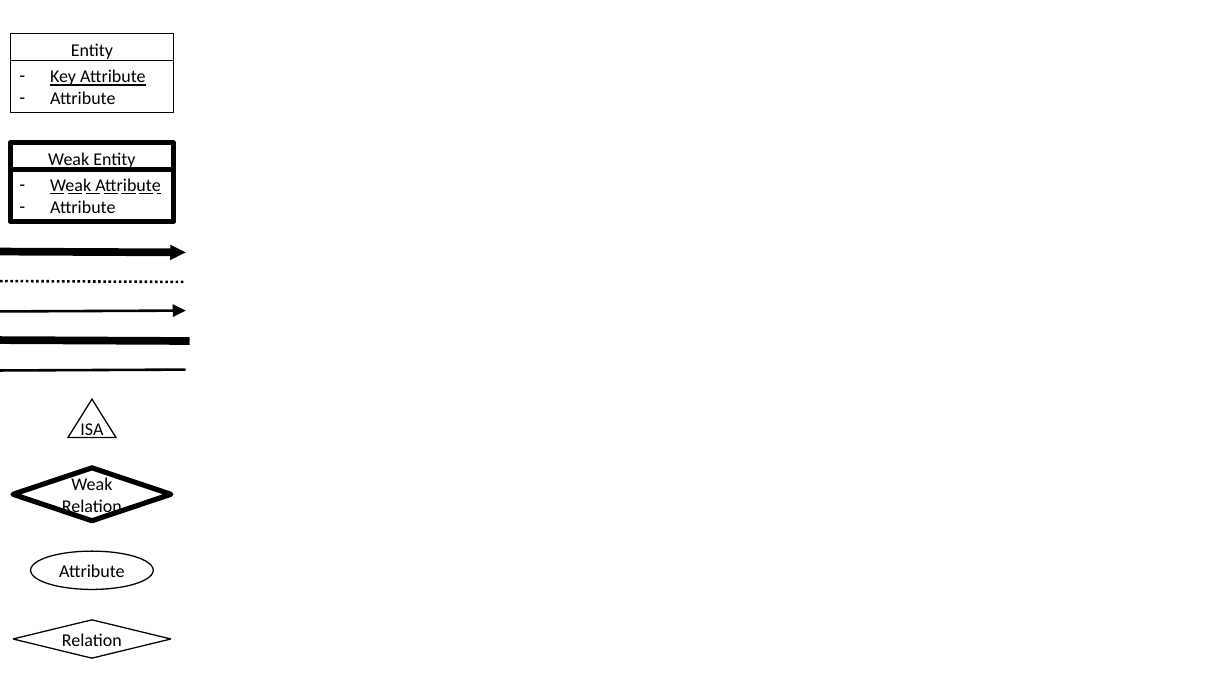
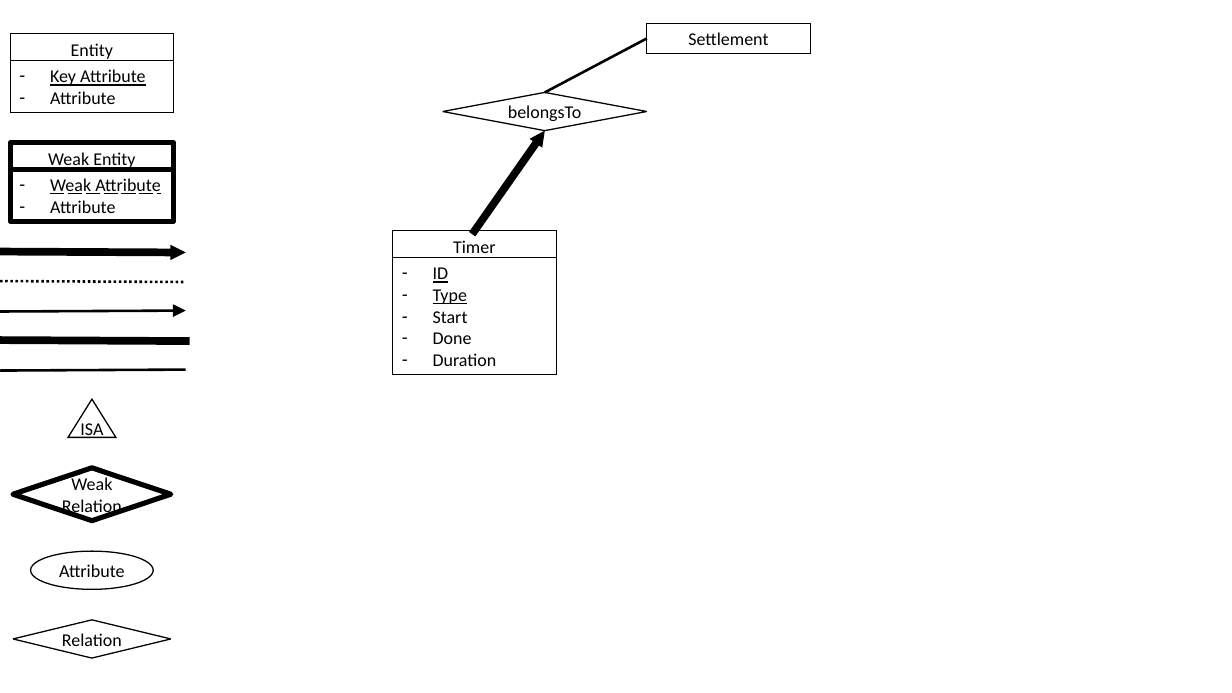
Before and after one commit to JeCheeseSmith/Clash-of-ppdb-s, a slide deck: slide 4 of documentation/database/ER-Diagram.pptx. Drawn at 1232x693 pixels with LibreOffice and Linux fonts; fonts in the diff are those of the drawing; background and template pictures are left out. Boxes give left, top, right and bottom in pixels: in the first picture for what was removed or moved away, otherwise in the second. Text is boxed around its words. In the diff, an @@ line names an element or a change of style, - is before the commit and + after.

Commit message:
implemented placeBuilding & started working on other features

```diff
--- a/documentation/database/ER-Diagram.pptx
+++ b/documentation/database/ER-Diagram.pptx
@@ rectangle added at (647,23,811,54), fill #FFFFFF, outline #000000 0 pt, 14 pt, text #000000 @@
+Settlement
@@ line added from (545, 92) to (647, 39), #000000 2 pt @@
@@ diamond added at (443,92,647,130), fill #FFFFFF, outline #000000 1 pt, 14 pt, text #000000 @@
+belongsTo
@@ arrow added from (474, 231) to (545, 130), #000000 6 pt @@
@@ rectangle added at (393,231,556,262), fill #FFFFFF, outline #000000 0 pt, 14 pt, text #000000 @@
+Timer
@@ rectangle added at (393,258,556,375), fill #FFFFFF, outline #000000 0 pt, 14 pt, text #000000 @@
+– ID
+– Type
+– Start
+– Done
+– Duration
```
Also in this commit, not shown: 1 other slide changed, 8 other files.
